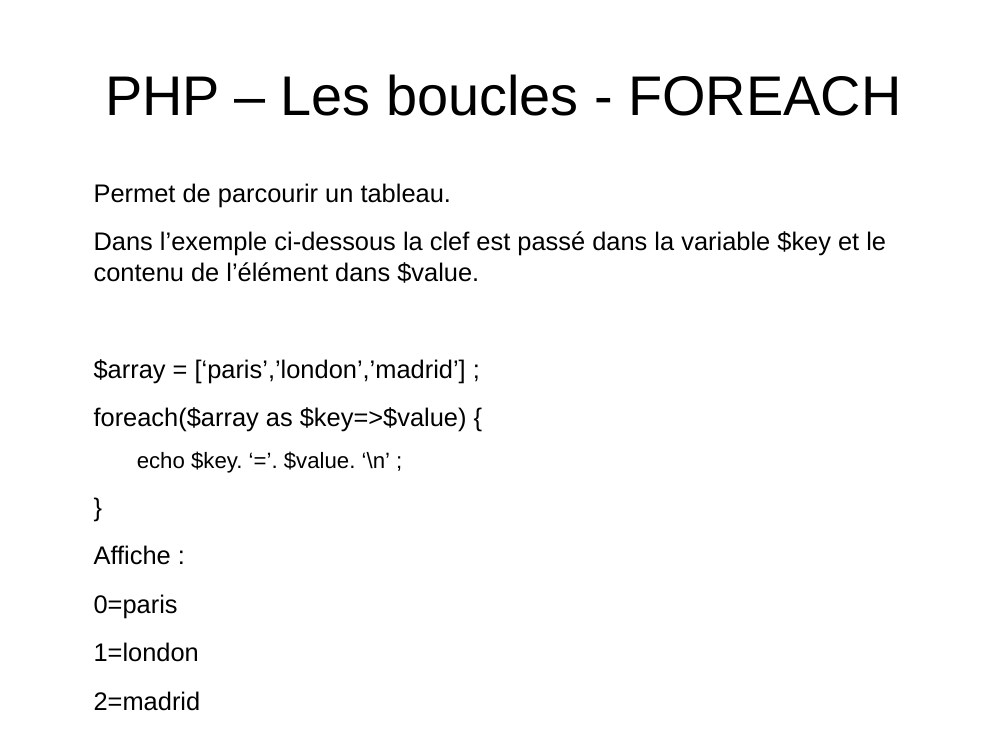
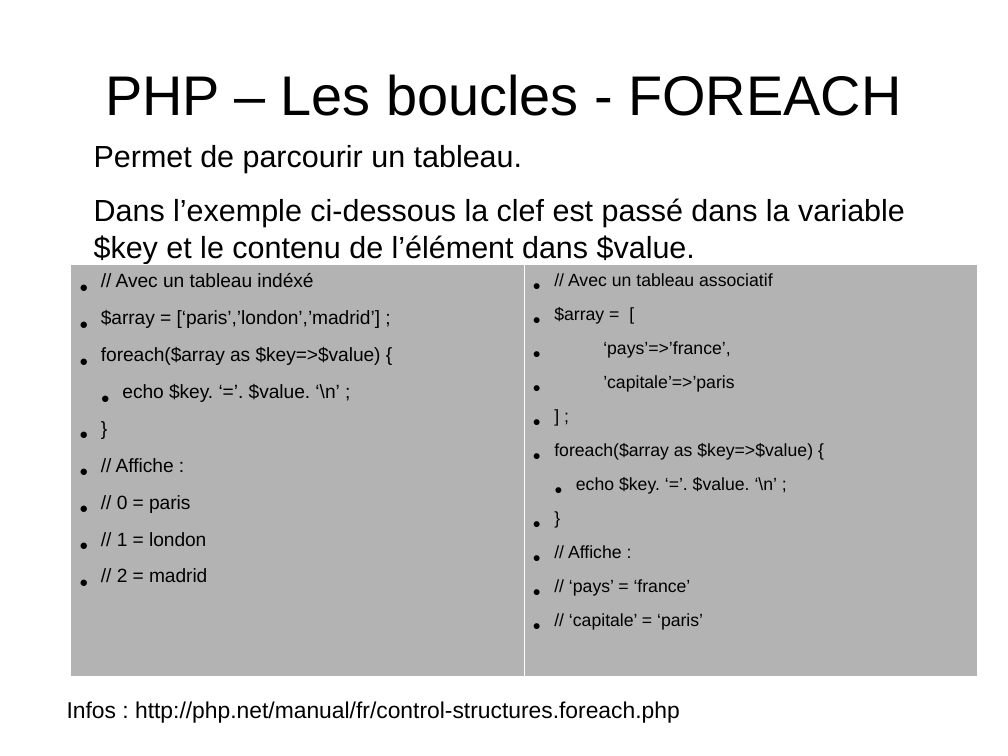
Before and after one commit to NicoM88/formation, a slide deck: slide 16 of PHP/formation.odp (slide 17 before the commit). Drawn at 1008x756 pixels with LibreOffice and Linux fonts; fonts in the diff are those of the drawing. Boxes give left, top, right and bottom in pixels: in the first picture for what was removed or moved away, otherwise in the second. Text is boxed around its words. In the diff, an @@ line names an element or a change of style, - is before the commit and + after.

```diff
--- a/PHP/formation.odp
+++ b/PHP/formation.odp
@@ text "Permet de parcourir un tableau.": place and size @@
-text "Permet de parcourir un tableau." at (94, 183, 886, 618)
+text "Permet de parcourir un tableau." at (94, 145, 905, 264)
@@ text "Permet de parcourir un tableau." at (94, 145, 905, 264): size 20 to 24 pt @@
@@ table added at (70, 264, 978, 676), 1 rows, 2 columns @@
+// Avec un tableau indéxé / $array = [‘paris’,’london’,’madrid’] ; / foreach($array as $key=>$value) { / echo $key. ‘=’. $value. ‘\n’ ; / } / // Affiche : / // 0 = paris / // 1 = london / // 2 = madrid | // Avec un tableau associatif / $array = [ / ‘pays’=>’france’, / ’capitale’=>’paris / ] ; / foreach($array as $key=>$value) { / echo $key. ‘=’. $value. ‘\n’ ; / } / // Affiche : / // ‘pays’ = ‘france’ / // ‘capitale’ = ‘paris’
@@ text at (94, 359, 467, 618): paragraphs removed @@
-$array = [‘paris’,’london’,’madrid’] ;
-foreach($array as $key=>$value) {
-  echo $key. ‘=’. $value. ‘\n’ ;
-}
-Affiche :
-0=paris
-1=london
-2=madrid
@@ text added at (67, 701, 680, 723), 18 pt, text #000000 @@
+Infos : http://php.net/manual/fr/control-structures.foreach.php
```
Also in this commit, not shown: 21 other slides changed, 2 slides added, 3 slides removed, 4 other files.
